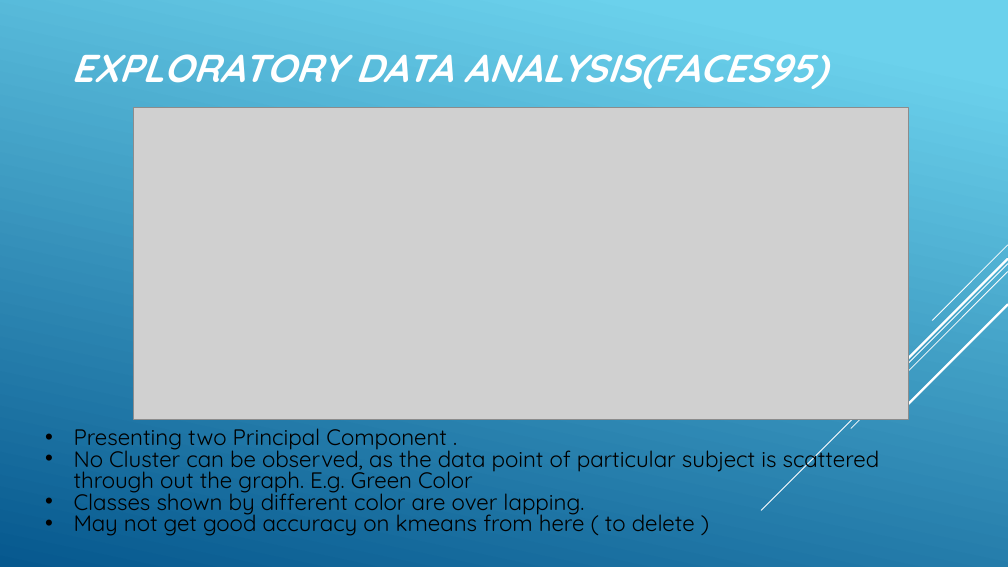
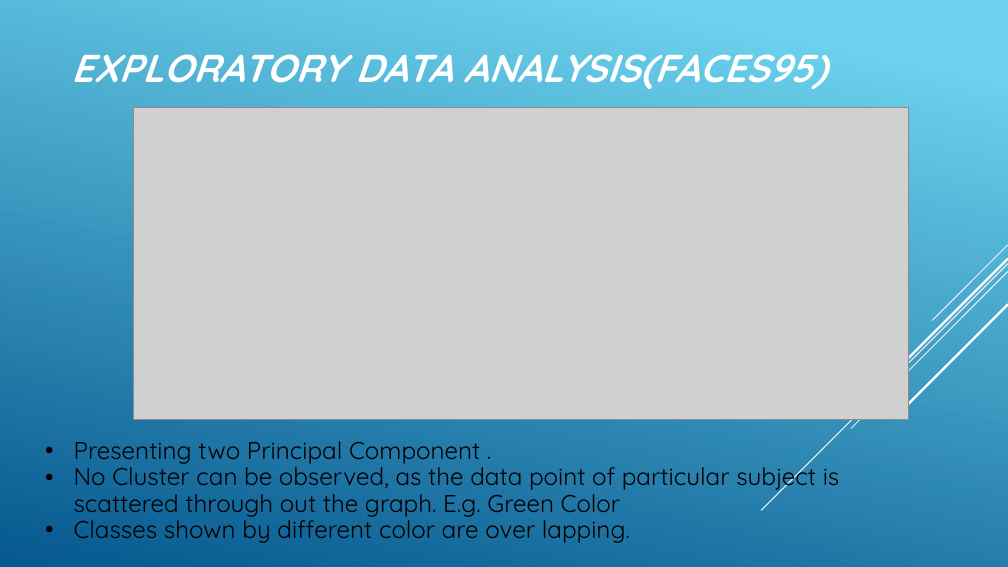
Before and after one commit to chittaranjan-rath/Parallel-Face-Recognition, a slide deck: slide 8 of Parellel_Face_Recognition_New.pptx. Drawn at 1008x567 pixels with LibreOffice and Linux fonts; fonts in the diff are those of the drawing; grey boxes stand for pictures. Boxes give left, top, right and bottom in pixels: in the first picture for what was removed or moved away, otherwise in the second. Text is boxed around its words. In the diff, an @@ line names an element or a change of style, - is before the commit and + after.

```diff
--- a/Parellel_Face_Recognition_New.pptx
+++ b/Parellel_Face_Recognition_New.pptx
@@ text "Presenting two Principal Component ." at <box>74,441,840,543</box>: size 21.2 to 23.1 pt; line spacing 0.8 to 0.9 @@
@@ text at <box>74,508,695,536</box>: paragraph removed @@
-• May not get good accuracy on kmeans from here ( to delete )
```
Also in this commit, not shown: 2 other slides changed, 3 slides removed.
